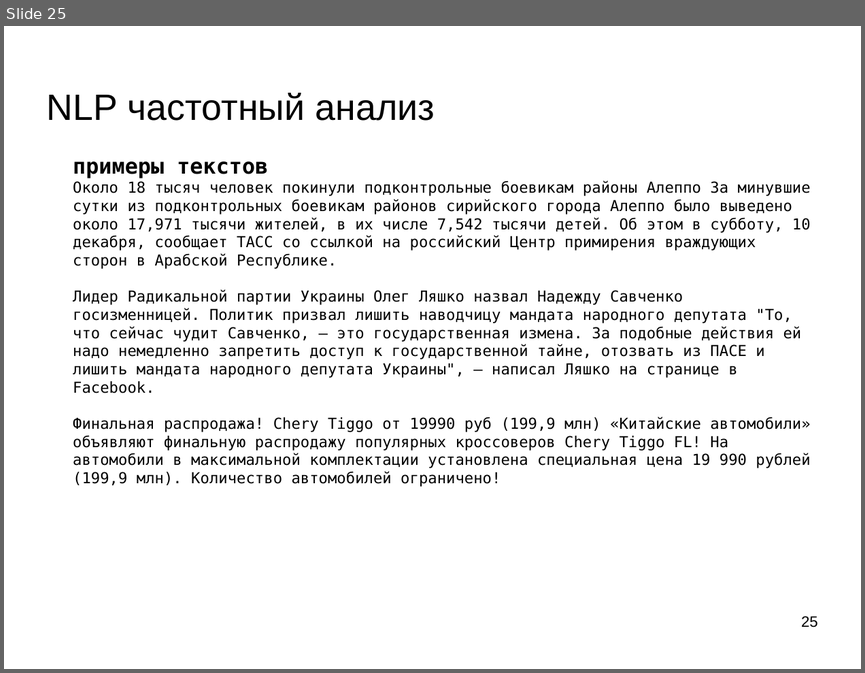
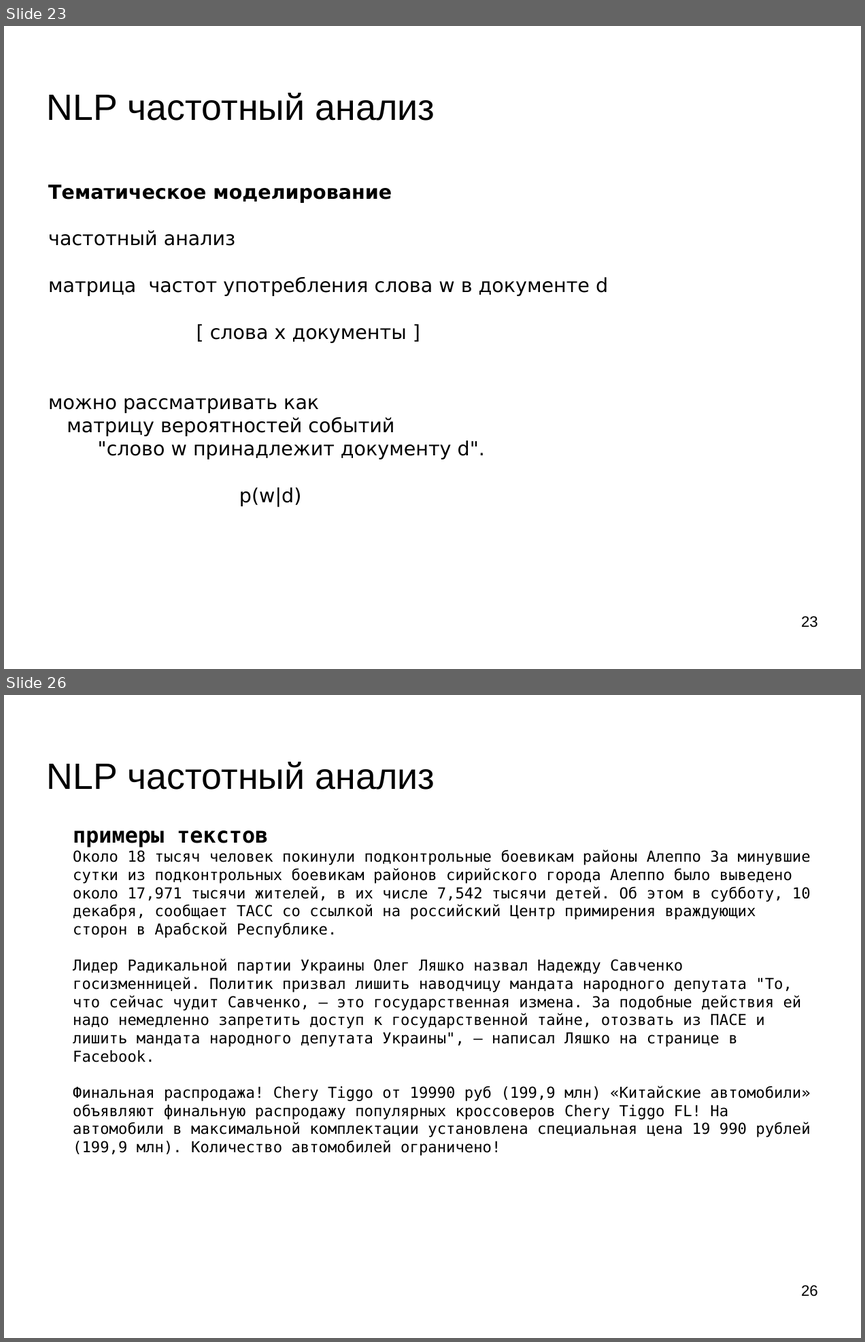
Before and after one commit to mechanoid5/ml_lectorium_legacy, a slide deck: 16-text-tfidf.odp. Shown one above the other, each under a label of ours: slide 25 before the commit, slides 23 and 26 after it; the slides between them are not shown. The pictures are 865x673 and 865x1342 pixels, drawn with LibreOffice and Linux fonts; fonts in the diff are those of the drawing; background and template pictures are left out. Boxes give left, top, right and bottom in pixels: in the first picture for what was removed or moved away, otherwise in the second. Text is boxed around its words. In the diff, an @@ line names an element or a change of style, - is before the commit and + after.

```diff
--- a/16-text-tfidf.odp
+++ b/16-text-tfidf.odp
@@ slide 23 added at [4,26,861,669], background picture (left out) @@
@@ title added at [47,93,434,121], 33.9 pt, text #000000 @@
+NLP частотный анализ
@@ text added at [48,184,608,506], 18 pt, text #000000 @@
+Тематическое моделирование
+частотный анализ
+матрица частот употребления слова w в документе d
+[ слова x документы ]
+можно рассматривать как
+матрицу вероятностей событий
+"слово w принадлежит документу d".
+p(w|d)
@@ page number added at [801,616,818,627], 14 pt, text #000000 @@
+23
@@ what was slide 25 is now slide 26 @@
@@ page number at [801,1285,818,1296]: text changed @@
-25
+26
```
Also in this commit, not shown: 4 slides changed, 2 other files.
